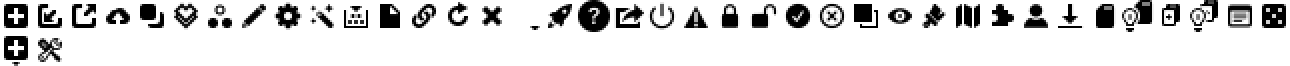
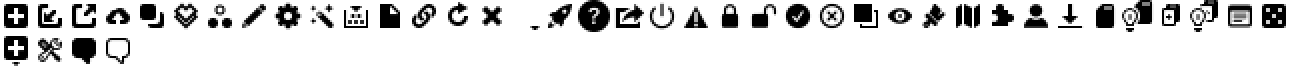
Layer changes from the first (1290, 66) image to the second:
added group "IconToolbarUncomment" with 1 layers above "IconToolbarComment" over [106, 38, 130, 64]
added layer "Toolbar Icons" (17th of 39, in "IconToolbarUncomment") in group "IconToolbarUncomment" over [106, 38, 130, 64]
added group "IconToolbarComment" with 1 layers above "IconToolbarTools" over [72, 38, 96, 64]
added layer "Toolbar Icons" (18th of 39, in "IconToolbarComment") in group "IconToolbarComment" over [72, 38, 96, 64]
